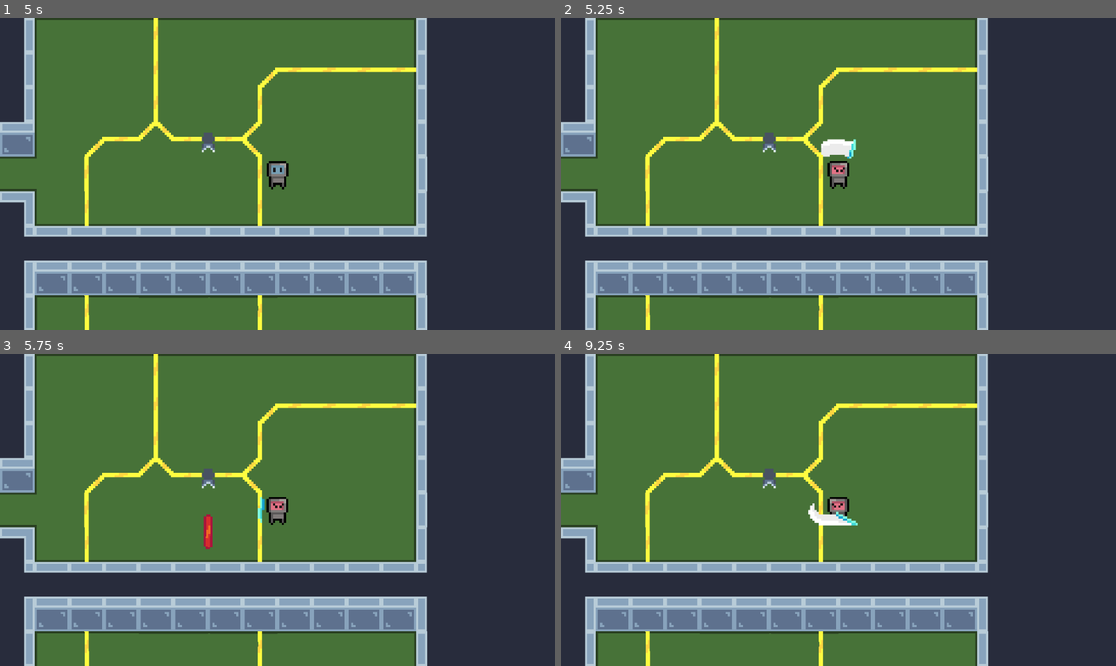
Above: before the commit, frames 1-4 (two rows, left to right).
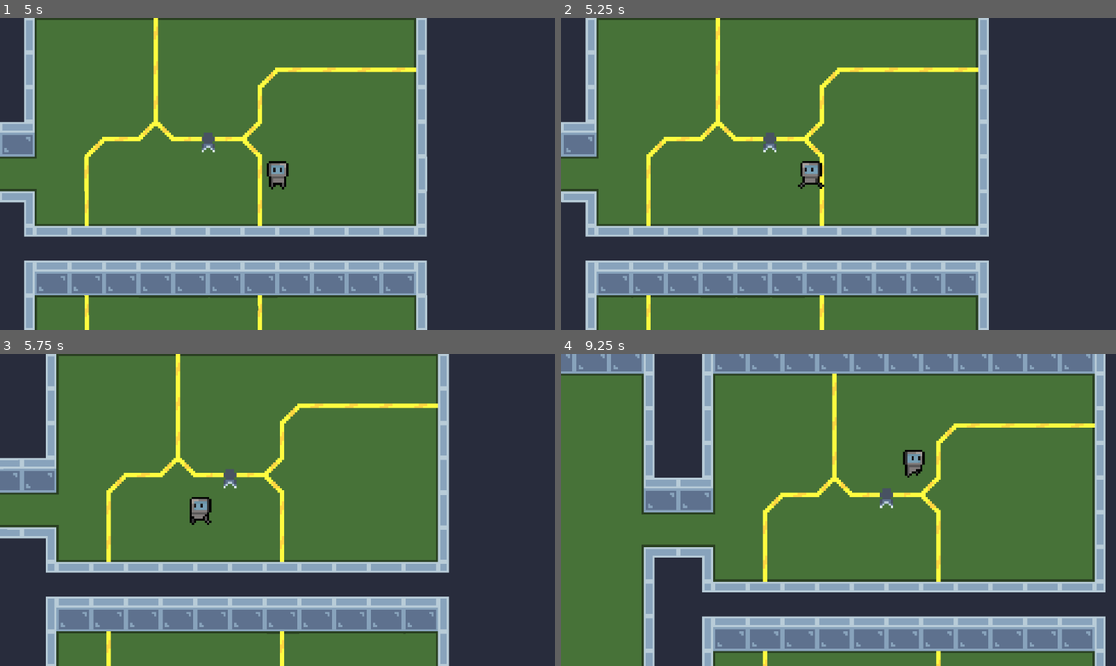
Above: after the commit, the same moments.

Repository: CosmiCZephyR/CyberChip
Game: Godot game, scene res://Menus/SPLASH_TEAM.tscn
The game is run twice, just before and just after one commit, with the same random seed, the same clock (stepped at 60 frames per second) and the same inputs.
Inputs (mouse positions are in pixels of both pictures, inside the frame that each line leads up to):
- Up to frame 1 (5 s): tap Enter at 0.5 s; move the mouse to (399, 158) at 0.52 s; hold D (right) 0.53-1.28 s; tap Shift (CopterAttack) at 0.6 s; click (399, 158) at 0.67 s; move the mouse to (166, 189) at 1.27 s; hold S (down) 1.28-2.03 s; tap 3 (MagneticShock) at 1.35 s; click (166, 189) at 1.42 s; tap Space at 2 s; move the mouse to (333, 105) at 2.02 s; hold D (right) 2.03-2.78 s; hold 1 (Magnetism) 2.03-2.78 s; click (333, 105) at 2.17 s; move the mouse to (249, 236) at 2.77 s; hold W (up) 2.78-3.5 s; tap Q (Repairing) at 2.85 s; click (249, 236) at 2.92 s; click (255, 186) at 3.5 s; click (255, 186) at 4.25 s
- Up to frame 2 (5.25 s): tap Enter at 5 s; move the mouse to (1005, 220) at 5.02 s; press the mouse at (1005, 220) at 5.03 s; hold A (left) from 5.03 s (still down)
- Up to frame 3 (5.75 s): keep holding A (left)
- Up to frame 4 (9.25 s): move the mouse to (672, 463) at 5.77 s; release the mouse at (672, 463) at 5.78 s; tap R (toggle) at 5.85 s; click (672, 463) at 5.92 s; move the mouse to (866, 510) at 6.52 s; release A (left) at 6.53 s; hold S (down) 6.53-7.28 s; tap Shift (CopterAttack) at 6.6 s; click (866, 510) at 6.67 s; move the mouse to (755, 432) at 7.27 s; hold D (right) 7.28-8.03 s; tap 3 (MagneticShock) at 7.35 s; click (755, 432) at 7.42 s; move the mouse to (960, 494) at 8.02 s; hold W (up) 8.03-8.78 s; hold 1 (Magnetism) 8.03-8.78 s; click (960, 494) at 8.17 s; move the mouse to (727, 525) at 8.77 s; hold D (right) from 8.78 s (still down); tap Q (Repairing) at 8.85 s; click (727, 525) at 8.92 s

Frame 1 is identical in both runs. In frame 2, 3.6% of the frame differs, in the area x 0-78%, y 0-100%; in frame 3, 17%; in frame 4, 61%, in the area x 0-99%, y 0-100%.

Commit message:
Diode update

Diff:
--- a/components/diode/diode.gd
+++ b/components/diode/diode.gd
@@ -6,18 +6,18 @@
 
 var current_state = States.PERMANENT_LASER
 
-@onready var _laser_scene = preload("res://components/diode/laser_bullet.tscn")
+@onready var _laser_scene: PackedScene = preload("res://components/diode/laser_bullet.tscn")
 @onready var _timer_cooldown: Timer = $LaserCooldown
 @onready var _ray: RayCast2D = $RayCast2D
 @onready var _line: Line2D = $Line2D
 
-var laser
+var _laser
 
 func _ready():
 	_line.visible = false
 
 func _physics_process(_delta):
-	variable_laser()
+	pass
 
 # постоянный лазер
 func permanent_laser() -> void:
@@ -31,10 +31,9 @@
 func variable_laser() -> void:
 	_ray.force_raycast_update()
 
-	await _timer_cooldown.timeout
-	laser = _laser_scene.instantiate()
-	add_child(laser)
-	laser.global_position = $Marker2D.global_position
+	_laser = _laser_scene.instantiate()
+	add_child(_laser)
+	_laser.global_position = $Marker2D.global_position
 
 # постоянный фонарь
 func permanent_light() -> void:
--- a/components/diode/diode.tscn
+++ b/components/diode/diode.tscn
@@ -20,6 +20,7 @@
 collide_with_areas = true
 
 [node name="Line2D" type="Line2D" parent="."]
+visible = false
 texture_repeat = 2
 points = PackedVector2Array(0, 0, 0, 28)
 width = 16.0
@@ -33,4 +34,7 @@
 autostart = true
 
 [node name="Marker2D" type="Marker2D" parent="."]
+visible = false
 position = Vector2(0, 14)
+
+[connection signal="timeout" from="LaserCooldown" to="." method="variable_laser"]
--- a/components/diode/laser_beam.gd
+++ /dev/null
@@ -1,43 +0,0 @@
-extends RayCast2D
-
-var is_casting: bool = false: set = set_is_casting
-var tween: Tween = Tween.new()
-
-func _ready() -> void:
-	set_physics_process(false)
-	$Line2D.points[1] = Vector2.ZERO
-
-func _unhandled_input(event: InputEvent) -> void:
-	if event is InputEventMouseButton:
-		self.is_casting = event.pressed
-
-func _physics_process(delta: float) -> void:
-	var cast_point := target_position
-	force_raycast_update()
-
-	if is_colliding():
-		cast_point = to_local(get_collision_point())
-
-	$Line2D.points[1] = cast_point
-
-func set_is_casting(cast: bool) -> void:
-	is_casting = cast
-
-	if is_casting:
-		appear()
-	else:
-		disappear()
-
-	set_physics_process(is_casting)
-
-func appear() -> void:
-	print_debug("appear")
-	tween.stop()
-	$Line2D.width = tween.interpolate_value(0, 10, 10, 1000, Tween.TRANS_LINEAR, Tween.EASE_IN)
-	tween.play()
-
-func disappear() -> void:
-	print_debug("disappear")
-	tween.stop()
-	$Line2D.width = tween.interpolate_value(10, 0, 10, 1000, Tween.TRANS_LINEAR, Tween.EASE_OUT)
-	tween.play()
--- a/components/diode/laser_bullet.gd
+++ b/components/diode/laser_bullet.gd
@@ -6,11 +6,8 @@
 	position.y += 1
 
 func _on_attack_hit_box_body_entered(body):
-	if body.is_in_group("Player") and not has_hit:
-		has_hit = true
-		await get_tree().create_timer(0.0001).timeout
-		self.queue_free()
+	if body.is_in_group("Player"):
+		await get_tree().create_timer(0.01).timeout
+		queue_free()
 	else:
-		self.queue_free()
-
-#	print_debug(has_hit)
+		queue_free()
--- a/components/transistor/transistor.gd
+++ b/components/transistor/transistor.gd
@@ -3,8 +3,6 @@
 class_name Transistor
 
 var is_on: bool = false
-
-
 
 @onready var _animation: AnimationPlayer = $AnimationPlayer
 
@@ -14,7 +12,6 @@
 
 func _interaction(_body) -> void:
 	if _body.is_in_group("Player"):
-		#print_debug("Signal emmited")
 		Event.emit_signal("transistor_selected", self)
 
 func toggle() -> void:
--- a/entities/Player/player.gd
+++ b/entities/Player/player.gd
@@ -55,12 +55,6 @@
 	add_to_group("Player")
 
 func _physics_process(_delta):
-	match States:
-		States.IDLE:
-			idle_state()
-		States.WALK:
-			walk_state()
-
 	if Input.is_action_pressed("Magnetism"):
 		magnetism.activate(player_rect, _delta, self)
 	if Input.is_action_just_pressed("Repairing"):
@@ -71,6 +65,12 @@
 		transistor.toggle()
 
 	direction = Input.get_vector("left", "right", "up", "down")
+
+	movement = direction * speed
+	movement = movement.normalized() * speed
+	set_velocity(movement)
+	move_and_slide()
+
 
 func _process(_delta):
 	update_animation_parameters()
@@ -152,14 +152,11 @@
 	current_state = States.IDLE
 	if Input.is_action_just_pressed("attack"):
 		change_state(States.ATTACK)
-	else:
+	elif Input.is_anything_pressed():
 		change_state(States.WALK)
 
 func walk_state():
 	current_state = States.WALK
-	movement = movement.normalized() * direction * speed
-	set_velocity(movement)
-	move_and_slide()
 
 	if movement == Vector2.ZERO:
 		change_state(States.IDLE)
--- a/project.godot
+++ b/project.godot
@@ -124,6 +124,11 @@
 "events": [Object(InputEventKey,"resource_local_to_scene":false,"resource_name":"","device":-1,"window_id":0,"alt_pressed":false,"shift_pressed":false,"ctrl_pressed":false,"meta_pressed":false,"pressed":false,"keycode":0,"physical_keycode":32,"key_label":0,"unicode":32,"echo":false,"script":null)
 ]
 }
+interaction={
+"deadzone": 0.5,
+"events": [Object(InputEventKey,"resource_local_to_scene":false,"resource_name":"","device":-1,"window_id":0,"alt_pressed":false,"shift_pressed":false,"ctrl_pressed":false,"meta_pressed":false,"pressed":false,"keycode":0,"physical_keycode":69,"key_label":0,"unicode":1091,"echo":false,"script":null)
+]
+}
 
 [layer_names]
 
